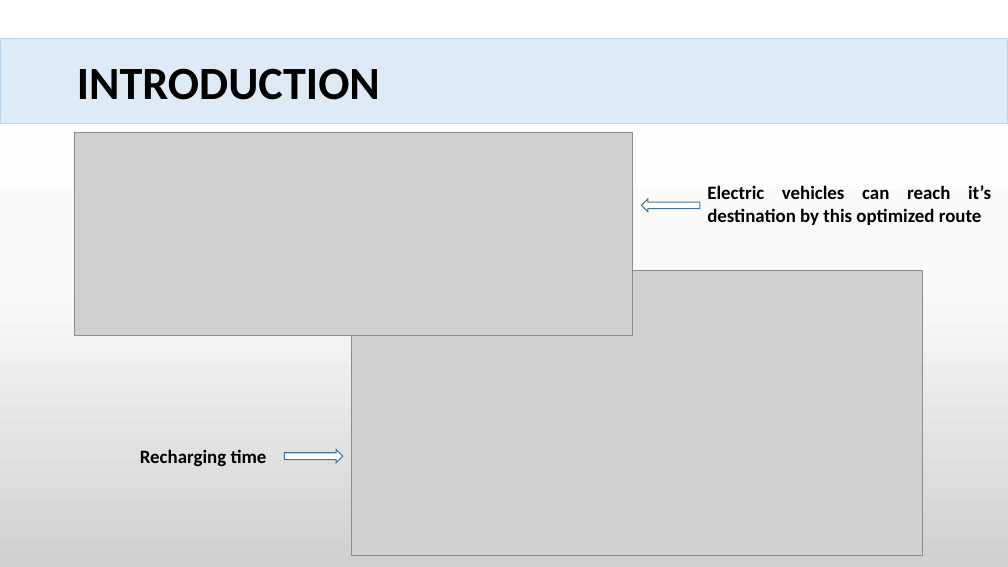
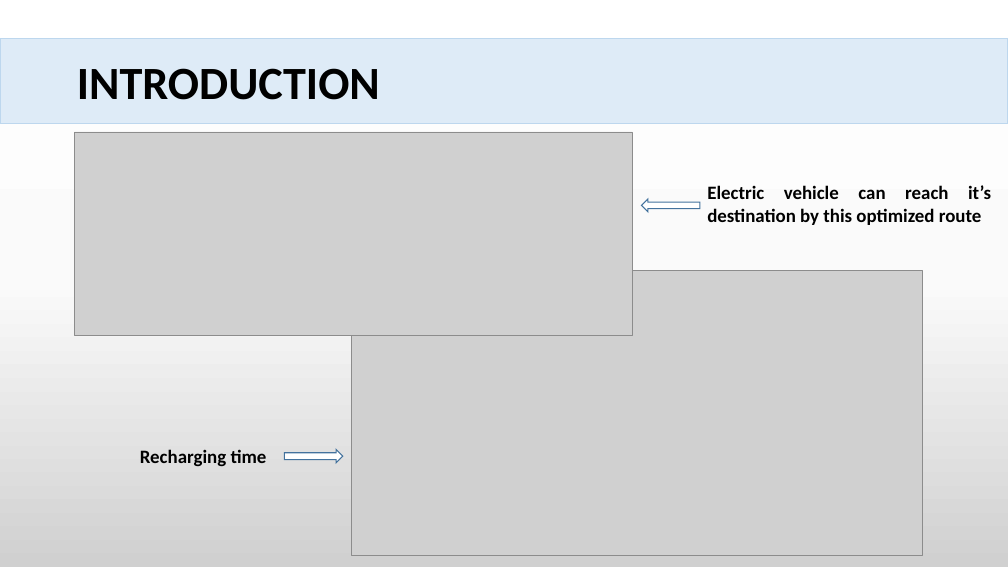
Before and after one commit to PS8-ItineraireOptimal/Documentation, a slide deck: slide 2 of presentation/PowerPointPrésentation.pptx. Drawn at 1008x567 pixels with LibreOffice and Linux fonts; fonts in the diff are those of the drawing; grey boxes stand for pictures. Boxes give left, top, right and bottom in pixels: in the first picture for what was removed or moved away, otherwise in the second. Text is boxed around its words. In the diff, an @@ line names an element or a change of style, - is before the commit and + after.

```diff
--- a/presentation/PowerPointPrésentation.pptx
+++ b/presentation/PowerPointPrésentation.pptx
@@ text at (707,185,991,225): text changed @@
-Electric vehicles can reach it’s destination by this optimized route
+Electric vehicle can reach it’s destination by this optimized route
```
Also in this commit, not shown: 5 other files.
